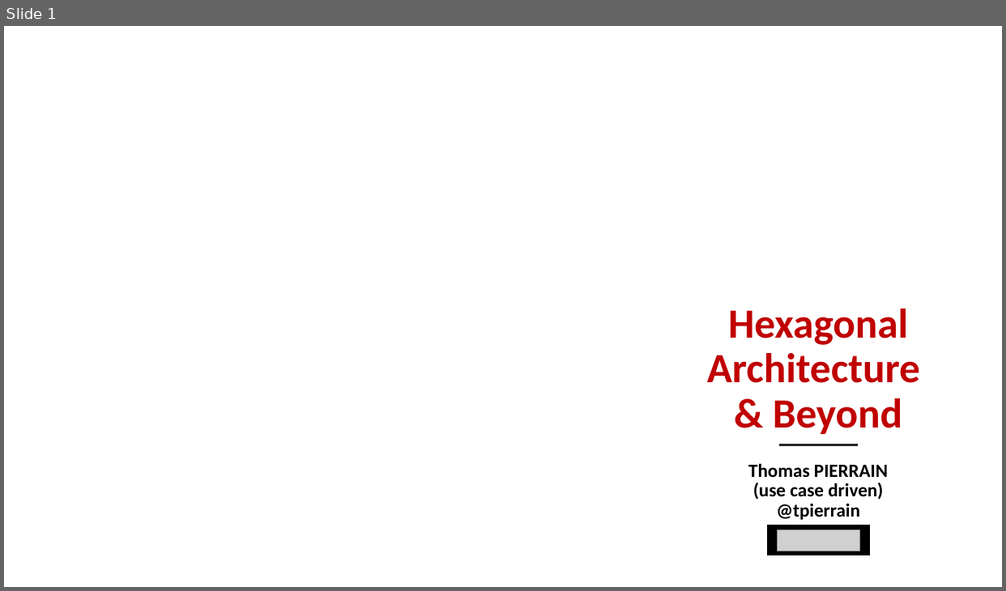
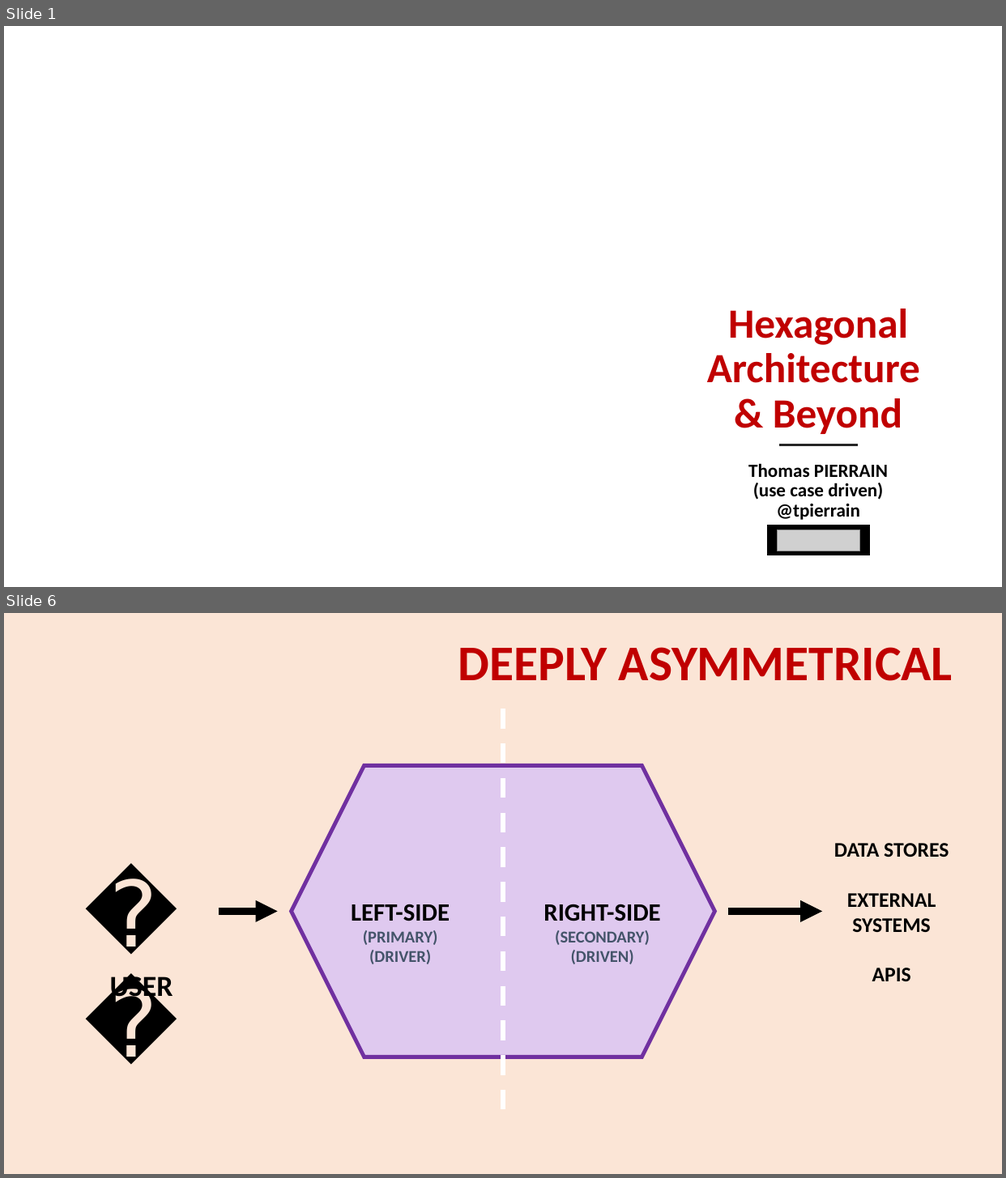
Before and after one commit to tpierrain/talk-hexagonal-and-beyond, a slide deck: HexagonalAndBeyond.pptx. Shown one above the other, each under a label of ours: slide 1 before the commit, slides 1 and 6 after it; the slides between them are not shown. The pictures are 1006x591 and 1006x1178 pixels, drawn with LibreOffice and Linux fonts; fonts in the diff are those of the drawing; grey boxes stand for pictures; background and template pictures are left out. Boxes give left, top, right and bottom in pixels: in the first picture for what was removed or moved away, otherwise in the second. Text is boxed around its words. In the diff, an @@ line names an element or a change of style, - is before the commit and + after.

```diff
--- a/HexagonalAndBeyond.pptx
+++ b/HexagonalAndBeyond.pptx
@@ slide 6 added at (4,613,1002,1174), background picture (left out) @@
@@ text added at (458,647,953,681), 48 pt, text #C00000, bold @@
+DEEPLY ASYMMETRICAL
@@ text added at (77,853,139,971), 88 pt, text #000000 @@
+👻
@@ text added at (834,843,948,982), 20 pt, text #000000, bold @@
+DATA STORES
+EXTERNAL SYSTEMS
+APIS
@@ group added at (292,709,715,1114): 2 texts, 1 hexagon, 1 line @@
+LEFT-SIDE
+(PRIMARY)
+(DRIVER)
+RIGHT-SIDE
+(SECONDARY)
+(DRIVEN)
@@ arrow added from (219, 912) to (277, 912), #000000 7 pt @@
@@ arrow added from (728, 912) to (822, 912), #000000 7 pt @@
@@ text added at (110,972,173,1003), 28 pt, text #000000, bold @@
+USER
```
Also in this commit, not shown: 4 slides changed, 8 other slides added, 3 slides removed, 1 other file.
